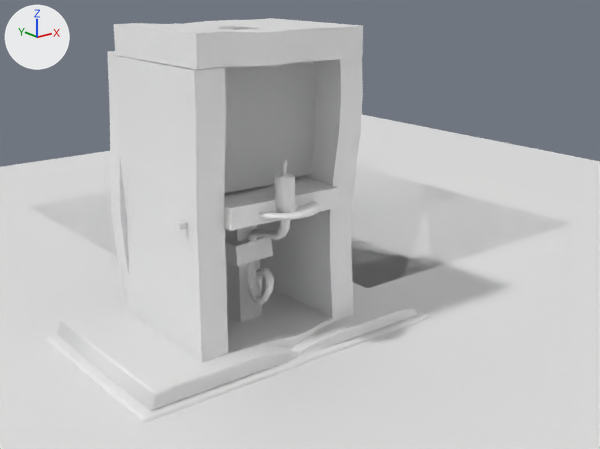
The FBX model Assets/Models/Library.fbx, before and after one commit.
Both versions are drawn from a camera (50 mm lens) standing at (-4.62, -6.76, 3.71) and looking at (2.25, 1.83, 0.27). Lighting does not change. The marker at upper left points along +X, +Y and +Z. Where no turn or scale is listed for an object, it has been applied to the vertices.

Objects in the first picture: 'BookOpen', 'Candle', 'Ground', 'GroundCorner180', 'GroundSide', 'GroundTile', 'Meuble1', 'Sign', 'Sign2'.
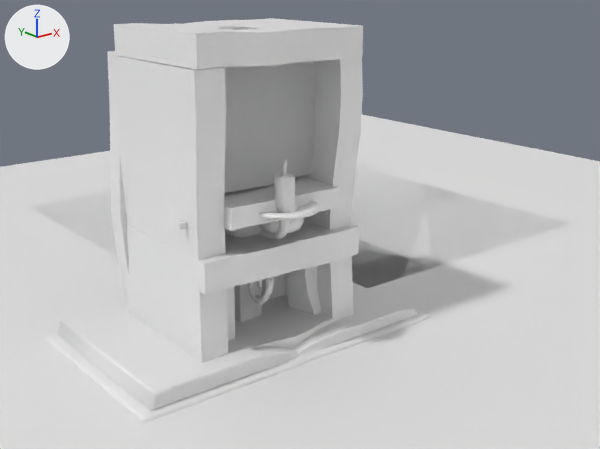
The change, as a diff of the scene's bpy script:
```diff
--- a/Assets/Models/Library.fbx.py
+++ b/Assets/Models/Library.fbx.py
@@ me_cube_007 @@
+me_cube_007.from_pydata(...)  # 210 vertices, 192 faces; spans x -0.238..0.235, y -0.73..0.722, z -0.293..0.142
+me_cube_007.materials.append(mat_wood)  # white #e7e7e7
@@ me_cube_003 @@
+me_cube_003.from_pydata(...)  # 320 vertices, 297 faces; spans x -0.95..0.93, y -0.8..0.73, z -0.09..1.56
+# faces by material slot: [162, 135]
+me_cube_003.materials.append(mat_wood)  # white #e7e7e7
+me_cube_003.materials.append(mat_metal)  # white #e7e7e7
@@ ob_phone @@
+ob_phone = bpy.data.objects.new('Phone', me_cube_007)
+ob_phone.location = (0.11, -0.04, 1.51)
@@ ob_phonetable @@
+ob_phonetable = bpy.data.objects.new('PhoneTable', me_cube_003)
+ob_phonetable.location = (0.0, 0.0, 0.0)
```

Where the change shows, as pixel boxes (x1, y1, x2, y2) in the pictures (600 x 449 px):
'PhoneTable', added: after (127, 221, 359, 341)
    faces in mat_wood (white #e7e7e7): (127, 221, 359, 341)
    faces in mat_metal (white #e7e7e7): (225, 225, 263, 238)
'Phone', added: after (259, 218, 304, 233)
'GroundSide', unchanged, covered by the edit: before (30, 192, 431, 288); after (30, 193, 430, 288)
